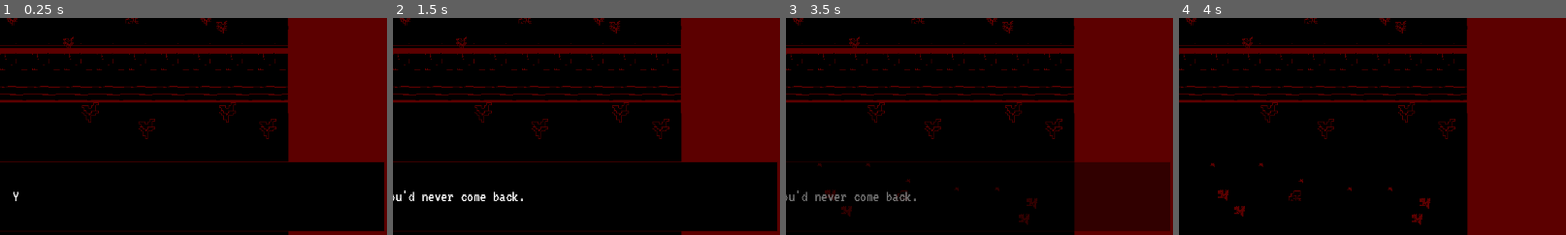
Above: before the commit, frames 1-4 (left to right).
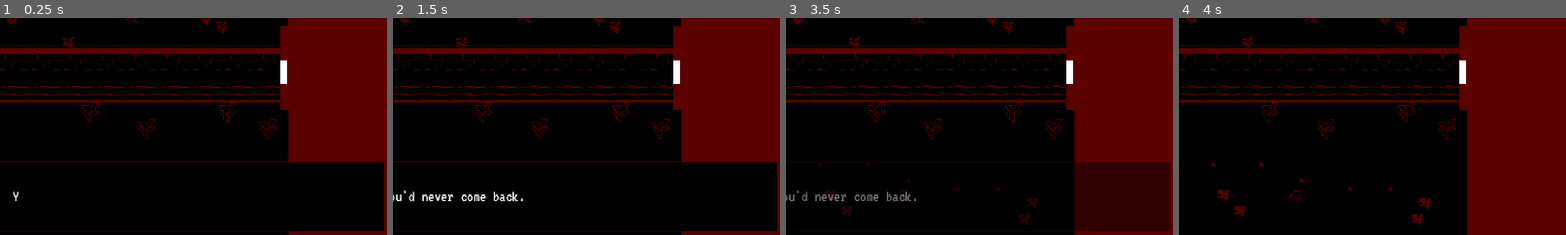
Above: after the commit, the same moments.

Repository: Wabbl0/AXEL
Game: Godot game, scene res://scenes/Arc_1/1.1_SchoolExterior.tscn
Same seed, same stepped clock (60 frames per second), same inputs: the game is played once before the commit and once after it. This scene is started directly instead of the project's main scene.
Inputs (mouse positions are % of the whole screen's width and height, from its top left):
- Up to frame 1 (0.25 s): no input
- Up to frame 2 (1.5 s): tap Enter (ui_accept) at 0.5, 0.77 s; move the mouse to (72, 45) at 0.52 s; hold Right (ui_right) 0.53-1.28 s; hold Space 0.53-1.28 s; click (72, 45) at 0.67 s; move the mouse to (30, 55) at 1.27 s; hold Down (ui_down) from 1.28 s (still down); tap Tab at 1.35 s
- Up to frame 3 (3.5 s): tap Enter (ui_accept) at 1.52, 2.75, 3.02 s; move the mouse to (60, 28) at 2.02 s; release Down (ui_down) at 2.03 s; hold Right (ui_right) 2.03-2.78 s; hold R 2.03-2.78 s; move the mouse to (45, 70) at 2.77 s; hold Up (ui_up) from 2.78 s (still down); tap I at 2.85 s; click (45, 70) at 2.92 s
- Up to frame 4 (4 s): move the mouse to (80, 65) at 3.52 s; release Up (ui_up) at 3.53 s; hold Left (ui_left) from 3.53 s (still down); hold Space from 3.53 s (still down); tap Enter (ui_accept) at 3.77 s
The pictures show only the part of the screen within x 48-98%, y 47-97%; the shares and areas given below are measured in that part.

The runs differ from the first frame. In frame 1, 0.7% of the frame differs, in the area x 72-75%, y 3-44%; in frame 2, 0.7%; in frame 3, 0.7%; in frame 4, 0.7%.

Commit message:
Enhance Scene 1.1 with Door Marker and Collision
- Added a visual "door" marker at the school exterior/path boundary and restored the missing third intro dialogue line.
- Implemented a collision boundary for the door that matches its visual representation, preventing player passage through the door area.
- Updated the AI_CHANGELOG.md to document these changes and their impact on scene behavior.
- Verified functionality through IDE lint checks and structural scene-file validations.

Diff:
--- a/AXEL/axel_project/scenes/Arc_1/1.1_SchoolExterior.gd
+++ b/AXEL/axel_project/scenes/Arc_1/1.1_SchoolExterior.gd
@@ -11,3 +11,5 @@
 	await _top_dialogue.show_line("You promised, you'd never come back.", 2.0)
 	await get_tree().create_timer(0.8).timeout
 	await _top_dialogue.show_line("Yet, here we are...", 2.5)
+	await get_tree().create_timer(0.55).timeout
+	await _top_dialogue.show_line("Pathetic.", 1.6)
--- a/AXEL/axel_project/scenes/Arc_1/1.1_SchoolExterior.tscn
+++ b/AXEL/axel_project/scenes/Arc_1/1.1_SchoolExterior.tscn
@@ -130,8 +130,20 @@
 
 [node name="1.1_School_Building_Doors_01" type="Polygon2D" parent="1.1_EnvironmentPlaceholders" unique_id=461524344]
 z_index = -45
-position = Vector2(-55, 18)
+position = Vector2(-66, 13)
 color = Color(0.41846925, 0.01662989, 0, 1)
+polygon = PackedVector2Array(1035, 305, 1115, 305, 1115, 430, 1035, 430)
+
+[node name="1.1_School_Door_Boundary_01" type="Polygon2D" parent="1.1_EnvironmentPlaceholders" unique_id=160114273]
+z_index = -44
+position = Vector2(828.72974, -27.052612)
+scale = Vector2(0.13513513, 0.92105263)
+polygon = PackedVector2Array(1038, 430, 1112, 430, 1112, 468, 1038, 468)
+
+[node name="1.1_School_Building_Doors_01_Collision" type="StaticBody2D" parent="1.1_EnvironmentPlaceholders" unique_id=1045591823]
+position = Vector2(-66, 13)
+
+[node name="CollisionPolygon2D" type="CollisionPolygon2D" parent="1.1_EnvironmentPlaceholders/1.1_School_Building_Doors_01_Collision" unique_id=123314690]
 polygon = PackedVector2Array(1035, 305, 1115, 305, 1115, 430, 1035, 430)
 
 [node name="Background_Plants" type="TileMapLayer" parent="." unique_id=645481539]
Not shown, changed: AXEL/axel_project/plans/AI_CHANGELOG.md
Not shown, changed: AXEL/axel_project/plans/AXEL_SCENES_NEW.md
